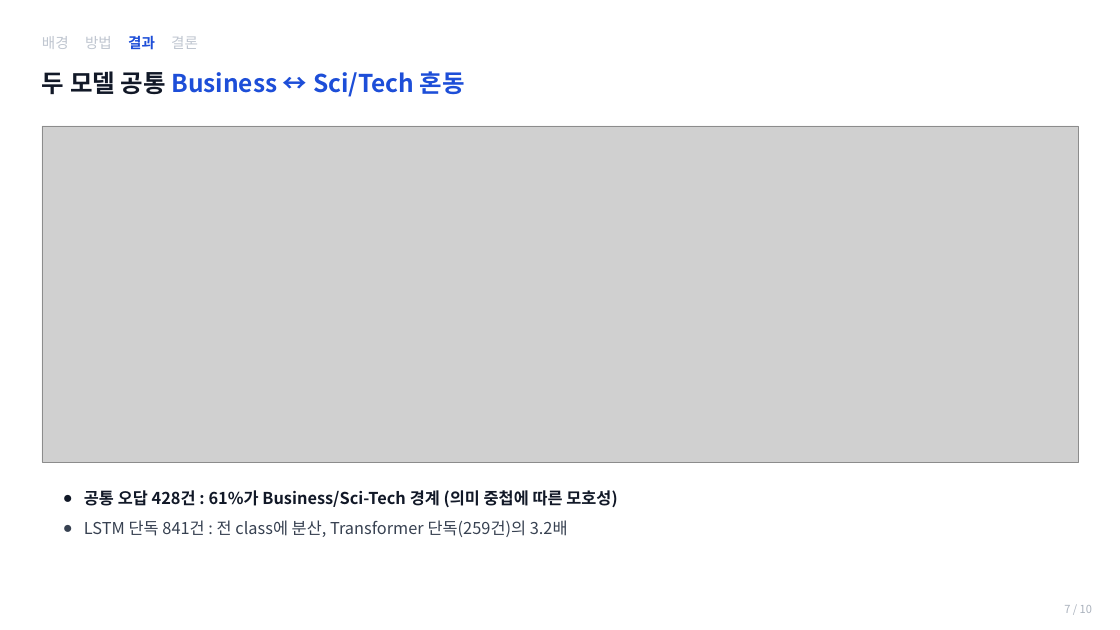
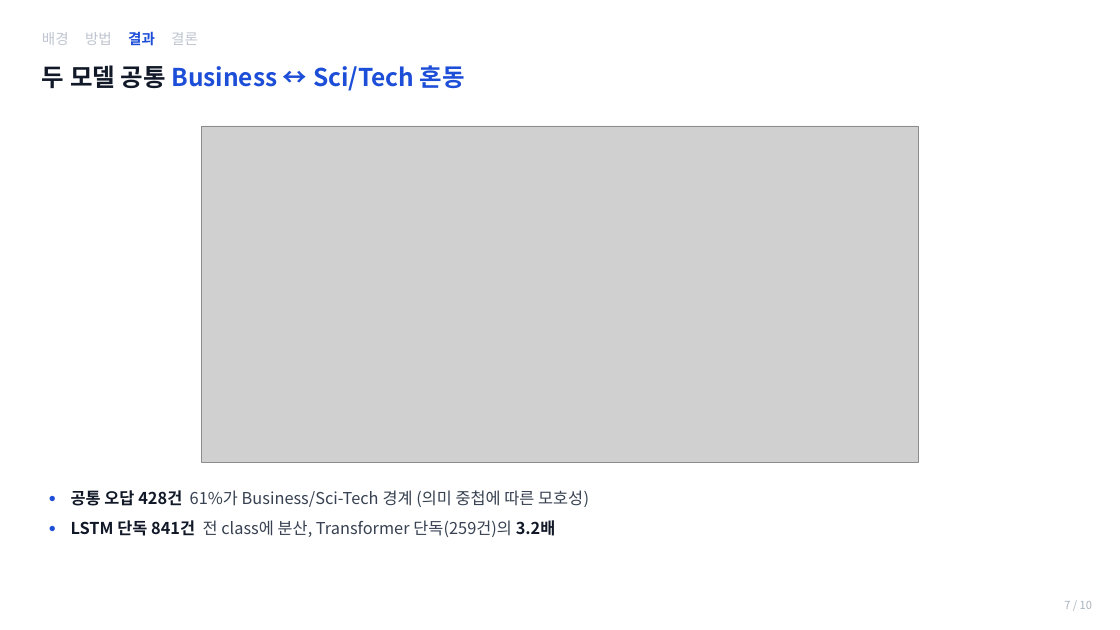
Before and after one commit to jihunz/deeplearning2, a slide deck: slide 7 of term-project-lstm-vs-transformer-agnews/deliverables/5_presentation_v2.pptx. Drawn at 1120x630 pixels with LibreOffice and Linux fonts; fonts in the diff are those of the drawing; grey boxes stand for pictures. Boxes give left, top, right and bottom in pixels: in the first picture for what was removed or moved away, otherwise in the second. Text is boxed around its words. In the diff, an @@ line names an element or a change of style, - is before the commit and + after.

```diff
--- a/term-project-lstm-vs-transformer-agnews/deliverables/5_presentation_v2.pptx
+++ b/term-project-lstm-vs-transformer-agnews/deliverables/5_presentation_v2.pptx
@@ vertical alignment middle to top in 3 elements at bbox=[42, 31, 198, 46], bbox=[1064, 601, 1092, 609], bbox=[42, 65, 465, 91] @@
@@ picture: place and size @@
-picture at bbox=[42, 126, 1078, 462]
+picture at bbox=[202, 126, 919, 462]
@@ text at bbox=[71, 490, 589, 537]: text changed @@
-  ● 공통 오답 428건 : 61%가 Business/Sci-Tech 경계 (의미 중첩에 따른 모호성)
-  ● LSTM 단독 841건 : 전 class에 분산, Transformer 단독(259건)의 3.2배
+● 공통 오답 428건 61%가 Business/Sci-Tech 경계 (의미 중첩에 따른 모호성)
+● LSTM 단독 841건 전 class에 분산, Transformer 단독(259건)의 3.2배
```
Also in this commit, not shown: 9 other slides changed, 2 other files.
